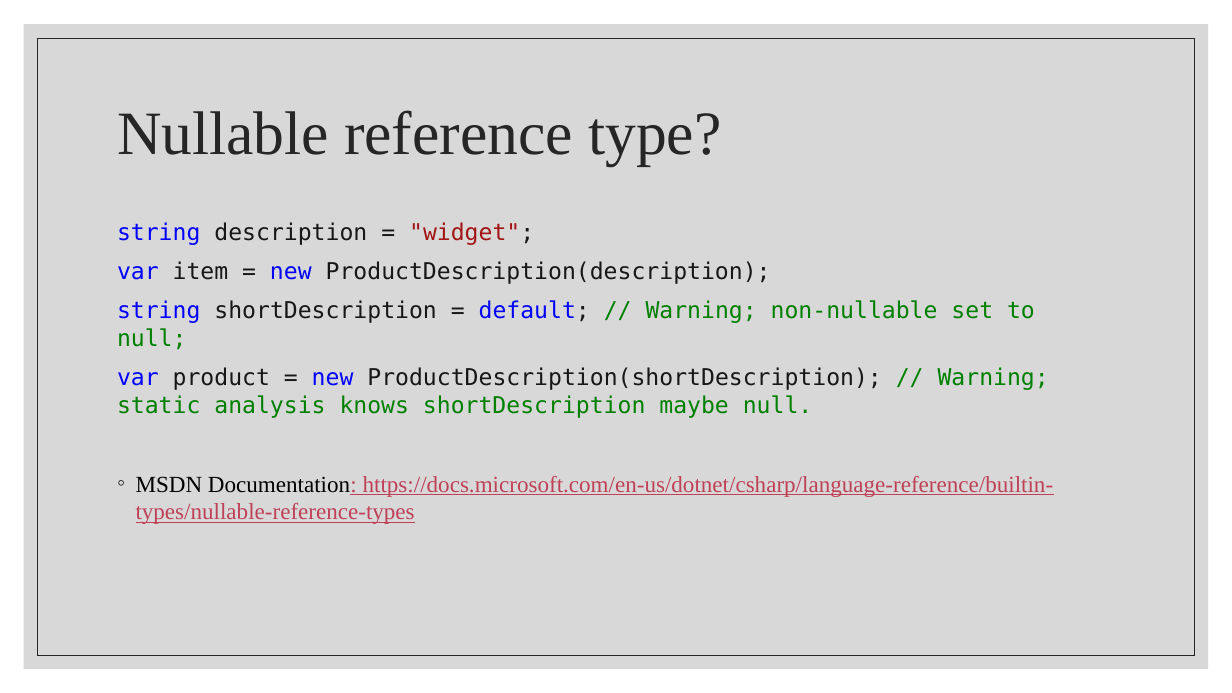
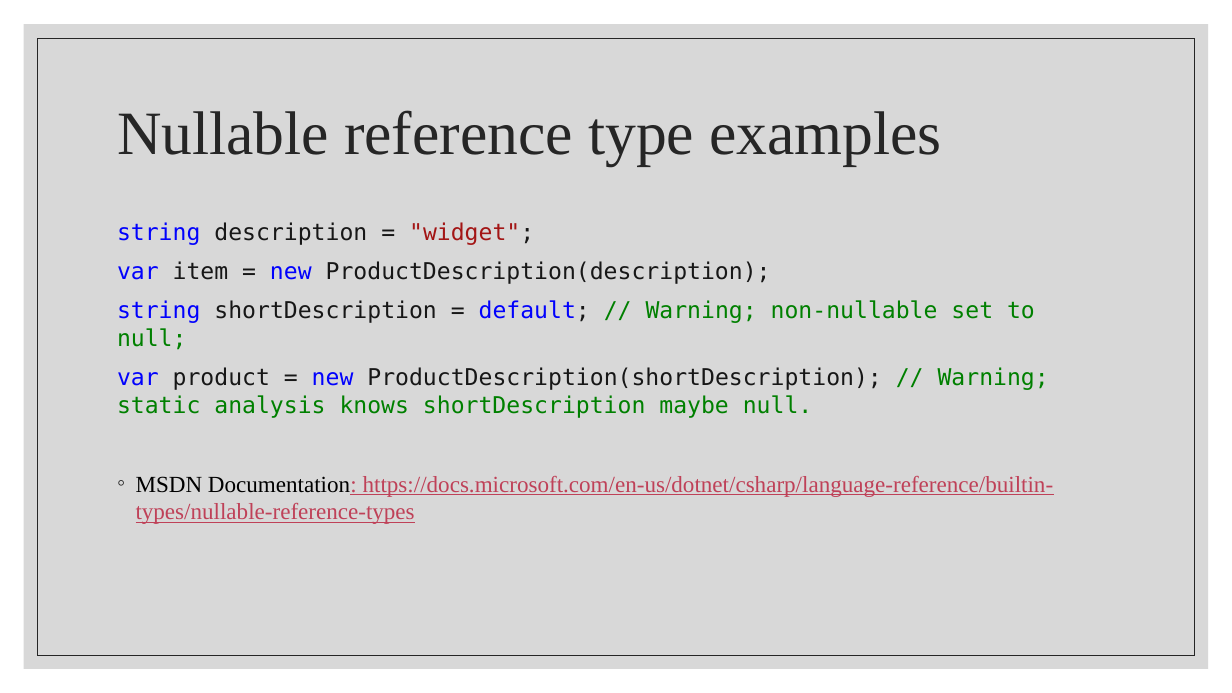
Before and after one commit to BenjaminMichaelis/Lectures, a slide deck: slide 6 of Nullability and Pattern Matching.pptx. Drawn at 1232x693 pixels with LibreOffice and Linux fonts; fonts in the diff are those of the drawing. Boxes give left, top, right and bottom in pixels: in the first picture for what was removed or moved away, otherwise in the second. Text is boxed around its words. In the diff, an @@ line names an element or a change of style, - is before the commit and + after.

Commit message:
Add examples and framework 4.7.2 example
- Doesn't work on 4.7.2 example

```diff
--- a/Nullability and Pattern Matching.pptx
+++ b/Nullability and Pattern Matching.pptx
@@ title at bbox=[117, 110, 942, 165]: text changed @@
-Nullable reference type?
+Nullable reference type examples
```
Also in this commit, not shown: 5 other slides changed, 3 slides added, 8 other files.
